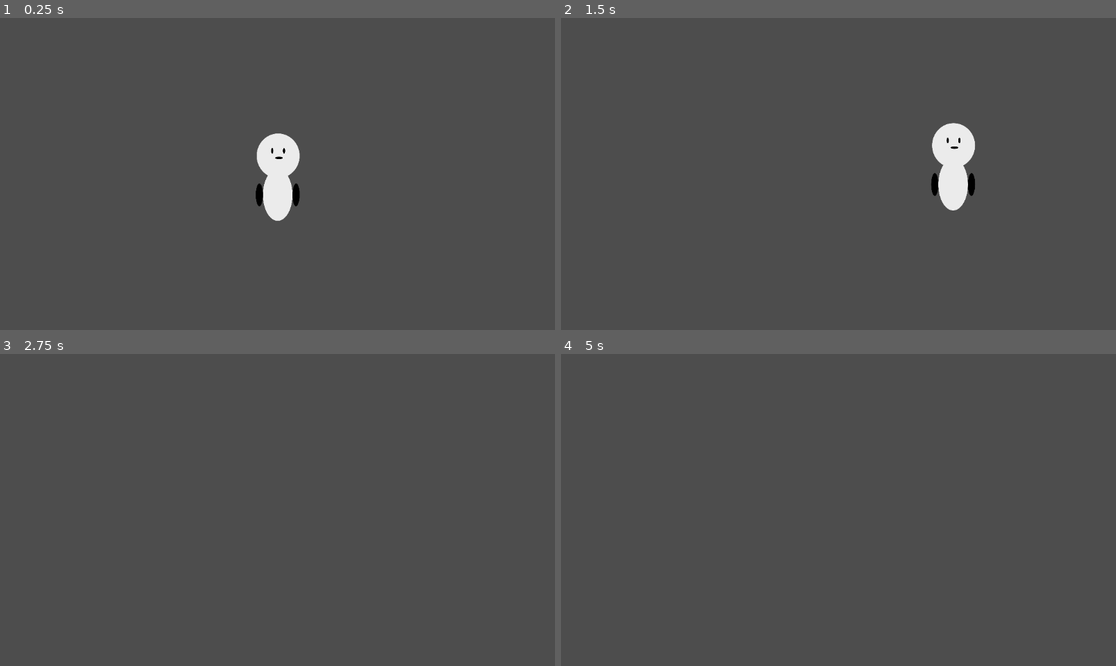
Above: before the commit, frames 1-4 (two rows, left to right).
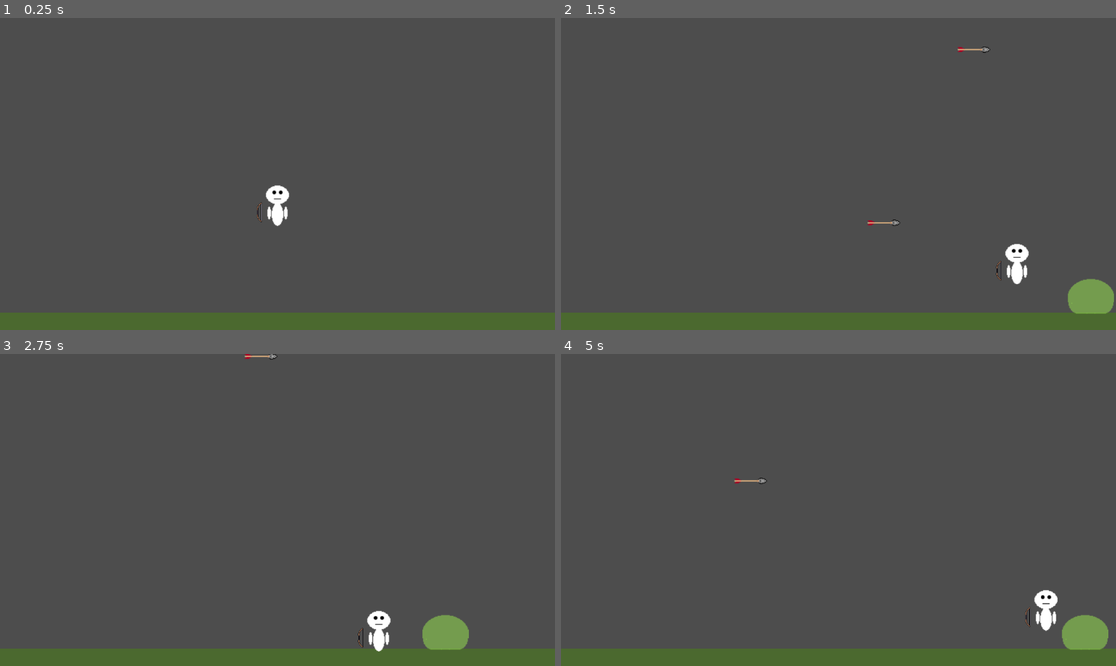
Above: after the commit, the same moments.

Repository: IcyOtter/Survivor-Wave-Like
Game: Godot game, scene res://scenes/world.tscn
The game is run twice, just before and just after one commit, with the same random seed, the same clock (stepped at 60 frames per second) and the same inputs. Before the commit the project starts from res://scenes/main.tscn.
Inputs (mouse positions are in pixels of both pictures, inside the frame that each line leads up to):
- Up to frame 1 (0.25 s): no input
- Up to frame 2 (1.5 s): move the mouse to (960, 158) at 0.52 s; hold D (move_right) from 0.53 s (still down); click (960, 158) at 0.6 s; tap Space (jump) at 0.77, 1.07 s; tap S (toggle_autofire, bound only after the commit) at 0.8, 1.35 s; move the mouse to (727, 189) at 1.27 s
- Up to frame 3 (2.75 s): tap Space (jump) at 1.52, 1.55, 1.82, 2.1 s; move the mouse to (333, 441) at 2.02 s; release D (move_right) at 2.03 s; hold A (move_left) from 2.03 s (still down); click (333, 441) at 2.3 s
- Up to frame 4 (5 s): move the mouse to (810, 572) at 2.77 s; release A (move_left) at 2.78 s; hold D (move_right) 2.78-4.28 s; click (810, 572) at 2.85 s; tap Space (jump) at 3.02, 3.32, 3.77, 3.8, 4.07, 4.52, 4.82 s; tap S (toggle_autofire, bound only after the commit) at 3.05, 3.6 s; move the mouse to (1005, 556) at 3.52 s; move the mouse to (672, 463) at 4.27 s; hold A (move_left) from 4.28 s (still down); click (672, 463) at 4.35 s

The runs differ from the first frame. In frame 1, 7.0% of the frame differs, in the area x 0-100%, y 36-100%; in frame 2, 8.5%, in the area x 0-100%, y 9-100%; in frame 3, 6.8%; in frame 4, 6.8%.

Commit message:
- Added enemy - Added EnemySpawner - Added Bow - Added Arrow - Created BaseScripts to make it easier to impliment new weapons, projectiles, and enemies - Added rough terrain

Diff:
--- a/project.godot
+++ b/project.godot
@@ -42,3 +42,20 @@
 "events": [Object(InputEventKey,"resource_local_to_scene":false,"resource_name":"","device":-1,"window_id":0,"alt_press …(191 unchanged characters)…
 ]
 }
+fire={
+"deadzone": 0.2,
+"events": [Object(InputEventMouseButton,"resource_local_to_scene":false,"resource_name":"","device":-1,"window_id":0,"alt_pressed":false,"shift_pressed":false,"ctrl_pressed":false,"meta_pressed":false,"button_mask":0,"position":Vector2(0, 0),"global_position":Vector2(0, 0),"factor":1.0,"button_index":1,"canceled":false,"pressed":false,"double_click":false,"script":null)
+]
+}
+toggle_autofire={
+"deadzone": 0.2,
+"events": [Object(InputEventKey,"resource_local_to_scene":false,"resource_name":"","device":-1,"window_id":0,"alt_pressed":false,"shift_pressed":false,"ctrl_pressed":false,"meta_pressed":false,"pressed":false,"keycode":0,"physical_keycode":83,"key_label":0,"unicode":115,"location":0,"echo":false,"script":null)
+]
+}
+
+[layer_names]
+
+2d_physics/layer_1="Player"
+2d_physics/layer_2="Projectiles"
+2d_physics/layer_3="World"
+2d_physics/layer_4="Enemies"
--- /dev/null
+++ b/scenes/arrow.tscn
@@ -0,0 +1,23 @@
+[gd_scene load_steps=4 format=3 uid="uid://d1asvcs5n4um5"]
+
+[ext_resource type="Script" uid="uid://dgj0iklwujynx" path="res://scripts/BaseProjectile.gd" id="1_23jat"]
+[ext_resource type="Texture2D" uid="uid://lk11nwoppvei" path="res://assets/projectiles/stone arrow/stonearrow.png" id="2_q8ifc"]
+
+[sub_resource type="CircleShape2D" id="CircleShape2D_7ckq1"]
+radius = 1.0
+
+[node name="Arrow" type="Area2D"]
+collision_layer = 2
+collision_mask = 12
+script = ExtResource("1_23jat")
+flat_damage_bonus = 5
+
+[node name="Sprite2D" type="Sprite2D" parent="."]
+scale = Vector2(1, 0.858)
+texture = ExtResource("2_q8ifc")
+
+[node name="CollisionShape2D" type="CollisionShape2D" parent="."]
+position = Vector2(-3, 0)
+shape = SubResource("CircleShape2D_7ckq1")
+
+[connection signal="body_entered" from="." to="." method="_on_body_entered"]
--- /dev/null
+++ b/scenes/bow.tscn
@@ -0,0 +1,16 @@
+[gd_scene load_steps=4 format=3 uid="uid://v6j4d7i5irch"]
+
+[ext_resource type="Script" uid="uid://bqfkdj4lqcy3l" path="res://scripts/BaseWeapon.gd" id="1_rivji"]
+[ext_resource type="Texture2D" uid="uid://cdyiu066hlucs" path="res://assets/weapons/basic bow/basicbow.png" id="1_vt0lb"]
+[ext_resource type="PackedScene" uid="uid://d1asvcs5n4um5" path="res://scenes/arrow.tscn" id="2_atxj4"]
+
+[node name="Bow" type="Node2D"]
+script = ExtResource("1_rivji")
+projectile_scene = ExtResource("2_atxj4")
+
+[node name="Sprite2D" type="Sprite2D" parent="."]
+position = Vector2(-2.999998, 1.9073486e-06)
+scale = Vector2(0.46875, 0.4375)
+texture = ExtResource("1_vt0lb")
+
+[node name="Muzzle" type="Marker2D" parent="."]
--- /dev/null
+++ b/scenes/enemy.tscn
@@ -0,0 +1,32 @@
+[gd_scene load_steps=5 format=3 uid="uid://cq8lvqa2wju0w"]
+
+[ext_resource type="Script" uid="uid://t251hpwfilyd" path="res://scripts/BaseEnemy.gd" id="1_md0e3"]
+[ext_resource type="Texture2D" uid="uid://bfnao0om1m8kk" path="res://assets/enemies/slime.png" id="2_4ra3w"]
+
+[sub_resource type="RectangleShape2D" id="RectangleShape2D_md0e3"]
+size = Vector2(41, 41)
+
+[sub_resource type="RectangleShape2D" id="RectangleShape2D_4ra3w"]
+size = Vector2(44, 32.666664)
+
+[node name="Enemy" type="CharacterBody2D"]
+collision_layer = 8
+collision_mask = 5
+script = ExtResource("1_md0e3")
+
+[node name="Sprite2D" type="Sprite2D" parent="."]
+position = Vector2(0, -32)
+texture = ExtResource("2_4ra3w")
+
+[node name="DamageArea" type="CollisionShape2D" parent="."]
+position = Vector2(0.5, -21)
+shape = SubResource("RectangleShape2D_md0e3")
+
+[node name="ContactArea" type="Area2D" parent="."]
+position = Vector2(0, -15.5)
+scale = Vector2(1.5, 1.5)
+collision_layer = 0
+
+[node name="Contact" type="CollisionShape2D" parent="ContactArea"]
+position = Vector2(0, -6.333335)
+shape = SubResource("RectangleShape2D_4ra3w")
--- a/scenes/main.tscn
+++ /dev/null
@@ -1,20 +0,0 @@
-[gd_scene load_steps=3 format=3 uid="uid://cgr178osx736x"]
-
-[ext_resource type="PackedScene" uid="uid://blxypbuxj31em" path="res://scenes/player.tscn" id="1_o5qli"]
-
-[sub_resource type="RectangleShape2D" id="RectangleShape2D_o5qli"]
-size = Vector2(744, 84)
-
-[node name="Main" type="Node2D"]
-
-[node name="Camera2D" type="Camera2D" parent="."]
-zoom = Vector2(0.5, 0.5)
-
-[node name="Player" parent="." instance=ExtResource("1_o5qli")]
-move_speed = 500.0
-
-[node name="Floor" type="StaticBody2D" parent="."]
-
-[node name="CollisionShape2D" type="CollisionShape2D" parent="Floor"]
-position = Vector2(-4, 232)
-shape = SubResource("RectangleShape2D_o5qli")
--- a/scenes/player.gd
+++ /dev/null
@@ -1,21 +0,0 @@
-extends CharacterBody2D
-
-@export var move_speed: float = 260.0
-@export var jump_velocity: float = -480.0
-@export var gravity: float = 1200.0
-
-func _physics_process(delta: float) -> void:
-	# 1) Apply gravity when not on the ground
-	if not is_on_floor():
-		velocity.y += gravity * delta
-
-	# 2) Handle jump (only when on the floor)
-	if Input.is_action_just_pressed("jump") and is_on_floor():
-		velocity.y = jump_velocity
-
-	# 3) Horizontal movement: left/right only
-	var direction := Input.get_action_strength("move_right") - Input.get_action_strength("move_left")
-	velocity.x = direction * move_speed
-
-	# 4) Move with collision handling
-	move_and_slide()
--- a/scenes/player.tscn
+++ b/scenes/player.tscn
@@ -1,58 +1,74 @@
-[gd_scene load_steps=8 format=3 uid="uid://blxypbuxj31em"]
+[gd_scene load_steps=10 format=3 uid="uid://blxypbuxj31em"]
 
-[ext_resource type="Texture2D" uid="uid://rphyweeg3nqr" path="res://assets/player/player.png" id="1_3vyb7"]
-[ext_resource type="Script" uid="uid://b0dlwj14qvmlx" path="res://scenes/player.gd" id="1_g2els"]
+[ext_resource type="Script" uid="uid://b0dlwj14qvmlx" path="res://scripts/player.gd" id="1_g2els"]
+[ext_resource type="Texture2D" uid="uid://d18a35ch3wai7" path="res://assets/player/pixelplayer.png" id="2_g2els"]
+[ext_resource type="Texture2D" uid="uid://cxtpemxga4yw3" path="res://assets/projectiles/pellet.png" id="2_qlg0r"]
+[ext_resource type="PackedScene" uid="uid://v6j4d7i5irch" path="res://scenes/bow.tscn" id="4_dqkch"]
+[ext_resource type="PackedScene" uid="uid://d1asvcs5n4um5" path="res://scenes/arrow.tscn" id="5_qlg0r"]
 
-[sub_resource type="AtlasTexture" id="AtlasTexture_g2els"]
-atlas = ExtResource("1_3vyb7")
-region = Rect2(411, 0, 411, 746)
+[sub_resource type="GDScript" id="GDScript_tuyoq"]
+script/source = "extends Area2D
 
-[sub_resource type="AtlasTexture" id="AtlasTexture_qhqgy"]
-atlas = ExtResource("1_3vyb7")
-region = Rect2(0, 0, 411, 746)
+@export var speed: float = 800.0
+@export var lifetime: float = 2.0
+@export var damage: int = 5
 
-[sub_resource type="AtlasTexture" id="AtlasTexture_dqkch"]
-atlas = ExtResource("1_3vyb7")
-region = Rect2(822, 0, 411, 746)
+# Which physics layer the player is on (default: 1)
+@export var player_layer: int = 1
 
-[sub_resource type="SpriteFrames" id="SpriteFrames_qlg0r"]
-animations = [{
-"frames": [{
-"duration": 1.0,
-"texture": SubResource("AtlasTexture_g2els")
-}],
-"loop": true,
-"name": &"palyer_idle",
-"speed": 5.0
-}, {
-"frames": [{
-"duration": 1.0,
-"texture": SubResource("AtlasTexture_qhqgy")
-}],
-"loop": true,
-"name": &"player_left",
-"speed": 5.0
-}, {
-"frames": [{
-"duration": 1.0,
-"texture": SubResource("AtlasTexture_dqkch")
-}],
-"loop": true,
-"name": &"player_right",
-"speed": 5.0
-}]
+var direction: Vector2 = Vector2.RIGHT
+
+func _ready() -> void:
+	# Never collide with the player
+	set_collision_mask_value(player_layer, false)
+
+	# Auto-despawn
+	get_tree().create_timer(lifetime).timeout.connect(queue_free)
+
+func _physics_process(delta: float) -> void:
+	global_position += direction.normalized() * speed * delta
+
+func _on_body_entered(body: Node) -> void:
+	if body.has_method(\"take_damage\"):
+		body.take_damage(damage)
+
+	queue_free()
+"
+
+[sub_resource type="CapsuleShape2D" id="CapsuleShape2D_q3m7n"]
+radius = 3.0
+height = 12.0
+
+[sub_resource type="PackedScene" id="PackedScene_fjrip"]
+_bundled = {
+"conn_count": 1,
+"conns": PackedInt32Array(0, 0, 13, 12, 2, 0, 0),
+"editable_instances": [],
+"names": PackedStringArray("Projectile", "collision_layer", "collision_mask", "script", "damage", "Area2D", "Sprite2D", "rotation", "scale", "texture", "CollisionShape2D", "shape", "_on_body_entered", "body_entered"),
+"node_count": 3,
+"node_paths": [],
+"nodes": PackedInt32Array(-1, -1, 5, 0, -1, 4, 1, 0, 2, 1, 3, 2, 4, 3, 0, 0, 0, 6, 6, -1, 3, 7, 4, 8, 5, 9, 6, 0, 0, 0, 10, 10, -1, 2, 7, 4, 11, 7, 0),
+"variants": [2, 12, SubResource("GDScript_tuyoq"), 20, 1.5707964, Vector2(0.234375, 0.328125), ExtResource("2_qlg0r"), SubResource("CapsuleShape2D_q3m7n")],
+"version": 3
+}
 
 [sub_resource type="RectangleShape2D" id="RectangleShape2D_tuyoq"]
-size = Vector2(107, 302)
+size = Vector2(23, 46)
 
-[node name="Player" type="CharacterBody2D"]
+[node name="Player" type="CharacterBody2D" groups=["player"]]
+collision_mask = 12
 script = ExtResource("1_g2els")
-
-[node name="AnimatedSprite2D" type="AnimatedSprite2D" parent="."]
-scale = Vector2(0.5, 0.5)
-sprite_frames = SubResource("SpriteFrames_qlg0r")
-animation = &"palyer_idle"
+projectile_scene = SubResource("PackedScene_fjrip")
 
 [node name="CollisionShape2D" type="CollisionShape2D" parent="."]
-position = Vector2(-2.5, 22)
+position = Vector2(0, 6)
 shape = SubResource("RectangleShape2D_tuyoq")
+
+[node name="Sprite2D" type="Sprite2D" parent="."]
+texture = ExtResource("2_g2els")
+
+[node name="WeaponSocket" type="Node2D" parent="."]
+
+[node name="Bow" parent="WeaponSocket" instance=ExtResource("4_dqkch")]
+position = Vector2(21, 13)
+arrow_scene = ExtResource("5_qlg0r")
--- /dev/null
+++ b/scenes/world.tscn
@@ -0,0 +1,47 @@
+[gd_scene load_steps=6 format=3 uid="uid://cgr178osx736x"]
+
+[ext_resource type="Texture2D" uid="uid://d1u5tbpyycv63" path="res://assets/environment/dirtandgrass.png" id="1_4wyf3"]
+[ext_resource type="PackedScene" uid="uid://blxypbuxj31em" path="res://scenes/player.tscn" id="1_rwgxs"]
+[ext_resource type="PackedScene" uid="uid://cq8lvqa2wju0w" path="res://scenes/enemy.tscn" id="2_4wyf3"]
+[ext_resource type="Script" uid="uid://dxk8c0lhw2hgk" path="res://scripts/enemy_spawner.gd" id="3_4wyf3"]
+
+[sub_resource type="RectangleShape2D" id="RectangleShape2D_o5qli"]
+size = Vector2(2364, 81)
+
+[node name="World" type="Node2D"]
+
+[node name="Camera2D" type="Camera2D" parent="."]
+zoom = Vector2(1.5, 1.5)
+
+[node name="Floor" type="StaticBody2D" parent="."]
+collision_layer = 5
+
+[node name="Sprite2D" type="Sprite2D" parent="Floor"]
+position = Vector2(45.5, 233.5)
+scale = Vector2(27.640623, 1.296875)
+texture = ExtResource("1_4wyf3")
+
+[node name="CollisionShape2D" type="CollisionShape2D" parent="Floor"]
+position = Vector2(-2, 233.5)
+shape = SubResource("RectangleShape2D_o5qli")
+
+[node name="Player" parent="." instance=ExtResource("1_rwgxs")]
+
+[node name="Enemies" type="Node2D" parent="."]
+
+[node name="EnemySpawner" type="Node2D" parent="."]
+script = ExtResource("3_4wyf3")
+enemy_scenes = Array[PackedScene]([ExtResource("2_4wyf3")])
+spawn_interval = 5.0
+
+[node name="SpawnPoints" type="Node2D" parent="EnemySpawner"]
+position = Vector2(367, 136)
+
+[node name="Spawn1" type="Marker2D" parent="EnemySpawner/SpawnPoints"]
+position = Vector2(190, 2)
+
+[node name="Spawn2" type="Marker2D" parent="EnemySpawner/SpawnPoints"]
+position = Vector2(140, 2)
+
+[node name="Spawn3" type="Marker2D" parent="EnemySpawner/SpawnPoints"]
+position = Vector2(90, 20)
--- /dev/null
+++ b/scripts/BaseEnemy.gd
@@ -0,0 +1,73 @@
+extends CharacterBody2D
+class_name BaseEnemy
+
+@export var max_health: int = 20
+@export var move_speed: float = 140.0
+@export var gravity: float = 1200.0
+@export var stop_distance: float = 18.0
+
+
+@export var contact_damage_per_second: float = 20.0
+
+@onready var contact_area: Area2D = $ContactArea
+
+var health: int
+var player: Node2D
+
+var _damage_accumulator: float = 0.0
+
+func _ready() -> void:
+	health = max_health
+	player = get_tree().get_first_node_in_group("player") as Node2D
+
+	# Ensure area overlap checks work reliably
+	contact_area.monitoring = true
+	contact_area.monitorable = true
+
+func _physics_process(delta: float) -> void:
+	apply_gravity(delta)
+	chase_player_x()
+	move_and_slide()
+	apply_contact_damage(delta)
+
+func apply_gravity(delta: float) -> void:
+	if not is_on_floor():
+		velocity.y += gravity * delta
+
+func chase_player_x() -> void:
+	if player == null or not is_instance_valid(player):
+		velocity.x = 0.0
+		return
+
+	var dx := player.global_position.x - global_position.x
+	if absf(dx) <= stop_distance:
+		velocity.x = 0.0
+	else:
+		velocity.x = signf(dx) * move_speed
+
+func apply_contact_damage(delta: float) -> void:
+	# Damage-per-second based on actual overlaps (robust)
+	var bodies := contact_area.get_overlapping_bodies()
+
+	var target: Node = null
+	for b in bodies:
+		if b != null and is_instance_valid(b) and b.has_method("take_damage"):
+			target = b
+			break
+
+	if target != null:
+		_damage_accumulator += contact_damage_per_second * delta
+		var whole_damage := int(_damage_accumulator)
+		if whole_damage > 0:
+			target.take_damage(whole_damage)
+			_damage_accumulator -= float(whole_damage)
+	else:
+		_damage_accumulator = 0.0
+
+func take_damage(amount: int) -> void:
+	health -= amount
+	if health <= 0:
+		die()
+
+func die() -> void:
+	queue_free()
--- /dev/null
+++ b/scripts/BaseProjectile.gd
@@ -0,0 +1,29 @@
+extends Area2D
+class_name BaseProjectile
+
+@export var speed: float = 900.0
+@export var lifetime: float = 2.0
+
+# Projectile-specific damage modifiers
+@export var damage_multiplier: float = 1.0   # e.g. 1.25 for magic bolt
+@export var flat_damage_bonus: int = 0        # e.g. +2 for heavy arrow
+
+@export var ignore_layer: int = 1
+
+var direction: Vector2 = Vector2.RIGHT
+var damage: int = 0   # FINAL damage, set by weapon
+
+func _ready() -> void:
+	set_collision_mask_value(ignore_layer, false)
+	get_tree().create_timer(lifetime).timeout.connect(queue_free)
+
+func _physics_process(delta: float) -> void:
+	global_position += direction.normalized() * speed * delta
+
+func apply_weapon_damage(weapon_damage: int) -> void:
+	damage = int(round(weapon_damage * damage_multiplier)) + flat_damage_bonus
+
+func _on_body_entered(body: Node) -> void:
+	if body.has_method("take_damage"):
+		body.take_damage(damage)
+	queue_free()
--- /dev/null
+++ b/scripts/BaseWeapon.gd
@@ -0,0 +1,87 @@
+extends Node2D
+class_name BaseWeapon
+
+@export var projectile_scene: PackedScene
+@export var fire_rate: float = 8.0          # shots per second
+@export var base_damage: int = 5
+@export var muzzle_forward_offset: float = 12.0
+@export var ignore_layer: int = 1            # Player collision layer
+
+# Visual handling
+@export var use_start_position_as_right_offset: bool = true
+@export var right_side_offset: Vector2 = Vector2(16, -4)
+
+@export var sprite_path: NodePath = ^"Sprite2D"
+@export var muzzle_path: NodePath = ^"Muzzle"
+
+var _cooldown: float = 0.0
+var _right_offset: Vector2
+
+@onready var _sprite: Sprite2D = get_node_or_null(sprite_path) as Sprite2D
+@onready var _muzzle: Marker2D = get_node_or_null(muzzle_path) as Marker2D
+
+func _ready() -> void:
+	if use_start_position_as_right_offset:
+		_right_offset = position
+	else:
+		_right_offset = right_side_offset
+
+func _process(delta: float) -> void:
+	_cooldown = maxf(_cooldown - delta, 0.0)
+	_update_side_and_flip_from_mouse()
+
+func can_fire() -> bool:
+	return _cooldown <= 0.0 and projectile_scene != null and _muzzle != null
+
+func fire() -> void:
+	if not can_fire():
+		return
+
+	_update_side_and_flip_from_mouse()
+
+	var aim_dir := _get_aim_direction()
+
+	var proj := projectile_scene.instantiate() as Area2D
+
+	# Set properties BEFORE adding to the tree
+	proj.direction = aim_dir
+	proj.global_position = _muzzle.global_position + aim_dir * muzzle_forward_offset
+
+	# Apply combined damage (weapon → projectile)
+	if proj.has_method("apply_weapon_damage"):
+		proj.apply_weapon_damage(base_damage)
+	elif "damage" in proj:
+		# Fallback for simple projectiles
+		proj.damage = base_damage
+
+
+	# Prevent projectile from hitting the player
+	proj.set_collision_mask_value(ignore_layer, false)
+
+	get_tree().current_scene.add_child(proj)
+
+	_cooldown = 1.0 / fire_rate
+
+func _get_aim_direction() -> Vector2:
+	var mouse_pos := get_global_mouse_position()
+	var aim_vec := mouse_pos - _muzzle.global_position
+	if aim_vec.length() < 0.001:
+		return Vector2.RIGHT
+	return aim_vec.normalized()
+
+func _update_side_and_flip_from_mouse() -> void:
+	if _sprite == null or _muzzle == null:
+		return
+
+	var mouse_pos := get_global_mouse_position()
+	var aiming_left := mouse_pos.x < global_position.x
+	var dir := -1 if aiming_left else 1
+
+	# Move weapon to left/right side of player
+	position = Vector2(abs(_right_offset.x) * dir, _right_offset.y)
+
+	# Flip sprite visually
+	_sprite.flip_h = aiming_left
+
+	# Mirror muzzle to the front of the weapon
+	_muzzle.position.x = abs(_muzzle.position.x) * dir
--- /dev/null
+++ b/scripts/enemy_spawner.gd
@@ -0,0 +1,62 @@
+extends Node2D
+
+@export var enemy_scenes: Array[PackedScene] = []
+@export var spawn_interval: float = 2.0
+@export var max_alive_enemies: int = 10
+@export var spawn_enabled: bool = true
+
+@export var spawn_parent_path: NodePath = ^"../Enemies"
+@export var spawn_points_path: NodePath = ^"SpawnPoints"
+
+var _spawn_timer: float = 0.0
+
+func _physics_process(delta: float) -> void:
+	if not spawn_enabled:
+		return
+
+	if enemy_scenes.is_empty():
+		return
+
+	_spawn_timer -= delta
+	if _spawn_timer > 0.0:
+		return
+
+	_spawn_timer = spawn_interval
+
+	var enemies_parent := get_node_or_null(spawn_parent_path)
+	if enemies_parent == null:
+		return
+
+	if enemies_parent.get_child_count() >= max_alive_enemies:
+		return
+
+	_spawn_enemy(enemies_parent)
+
+func _spawn_enemy(enemies_parent: Node) -> void:
+	var spawns := _get_spawn_points()
+	if spawns.is_empty():
+		return
+
+	# Random spawn point
+	var spawn_marker: Marker2D = spawns[randi() % spawns.size()]
+
+	# Random enemy type
+	var scene := enemy_scenes[randi() % enemy_scenes.size()]
+	var enemy := scene.instantiate()
+	enemies_parent.add_child(enemy)
+
+	if enemy is Node2D:
+		(enemy as Node2D).global_position = spawn_marker.global_position
+
+func _get_spawn_points() -> Array[Marker2D]:
+	var result: Array[Marker2D] = []
+
+	var spawns_root := get_node_or_null(spawn_points_path)
+	if spawns_root == null:
+		return result
+
+	for child in spawns_root.get_children():
+		if child is Marker2D:
+			result.append(child)
+
+	return result
--- /dev/null
+++ b/scripts/player.gd
@@ -0,0 +1,75 @@
+extends CharacterBody2D
+
+@onready var bow: Node = $WeaponSocket/Bow
+
+@export var move_speed: float = 260.0
+@export var jump_velocity: float = -480.0
+@export var gravity: float = 1200.0
+
+
+var _auto_fire_enabled: bool = false
+var _fire_cooldown: float = 0.0
+
+@export var max_health: float = 100.0
+var health: float
+
+
+func _ready() -> void:
+	health = max_health
+
+
+
+
+func _physics_process(delta: float) -> void:
+	# -----------------
+	# Movement
+	# -----------------
+	if not is_on_floor():
+		velocity.y += gravity * delta
+
+	if Input.is_action_just_pressed("jump") and is_on_floor():
+		velocity.y = jump_velocity
+
+	var direction := Input.get_action_strength("move_right") - Input.get_action_strength("move_left")
+	velocity.x = direction * move_speed
+
+	move_and_slide()
+
+	# -----------------
+	# Auto-fire toggle
+	# -----------------
+	if Input.is_action_just_pressed("toggle_autofire"):
+		_auto_fire_enabled = not _auto_fire_enabled
+
+	# -----------------
+	# Firing logic
+	# -----------------
+	# Manual fire only when autofire is OFF
+	if not _auto_fire_enabled and Input.is_action_just_pressed("fire"):
+		if bow != null:
+			bow.fire()
+
+	# Autofire when enabled (hands-free)
+	if _auto_fire_enabled:
+		if bow != null:
+			bow.fire()
+
+
+func _try_fire() -> void:
+
+	if _fire_cooldown > 0.0:
+		return
+
+
+
+# Player takes damage
+func take_damage(amount: float) -> void:
+	health = max(health - amount, 0.0)
+
+	if health <= 0:
+		die()
+
+# Player death
+func die() -> void:
+	print("Player died")
+	queue_free()
Binary file added: assets/enemies/slime.png
Not shown, added: assets/enemies/slime.png.import
Binary file added: assets/environment/dirtandgrass.png
Not shown, added: assets/environment/dirtandgrass.png.import
Binary file added: assets/player/pixelplayer.png
Not shown, added: assets/player/pixelplayer.png.import
Binary file removed: assets/player/player.png
Binary file added: assets/projectiles/pellet.png
Not shown, added: assets/projectiles/pellet.png.import
Binary file added: assets/projectiles/stone arrow/stonearrow.png
Not shown, added: assets/projectiles/stone arrow/stonearrow.png.import
Binary file added: assets/weapons/basic bow/basicbow.png
(and 6 more such lines)
